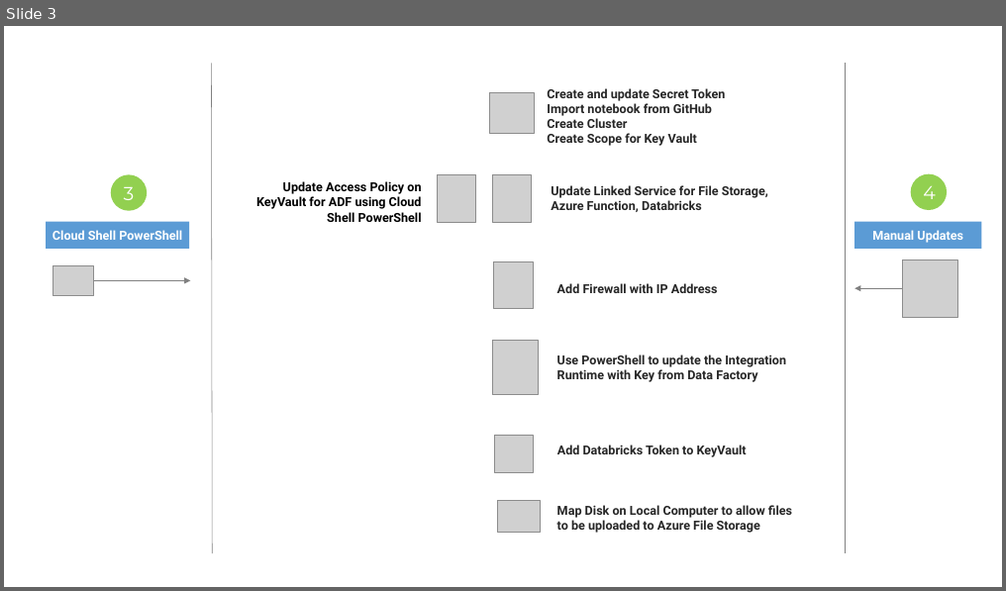
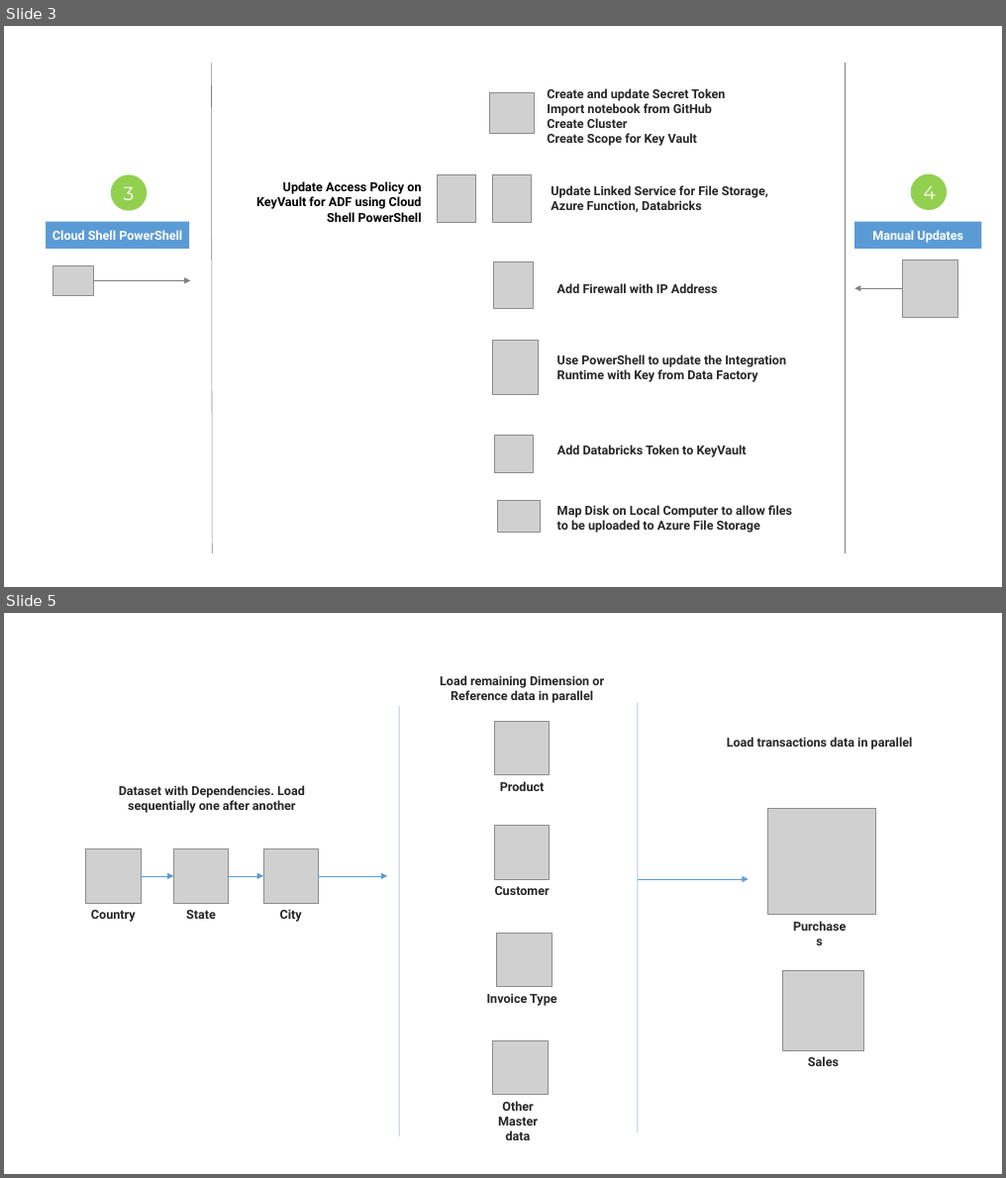
Before and after one commit to rahulunlimited/adflab, a slide deck: docs/ADFLab Design Pattern.pptx. Shown one above the other, each under a label of ours: slide 3 before the commit, slides 3 and 5 after it; the slides between them are not shown. The pictures are 1006x591 and 1006x1178 pixels, drawn with LibreOffice and Linux fonts; fonts in the diff are those of the drawing; grey boxes stand for pictures. Boxes give left, top, right and bottom in pixels: in the first picture for what was removed or moved away, otherwise in the second. Text is boxed around its words. In the diff, an @@ line names an element or a change of style, - is before the commit and + after.

```diff
--- a/docs/ADFLab Design Pattern.pptx
+++ b/docs/ADFLab Design Pattern.pptx
@@ slide 5 added at [4, 613, 1002, 1174], background #FFFFFF @@
@@ group added at [399, 675, 638, 1141]: 5 texts, 4 pictures, 2 lines @@
+Product
+Customer
+Invoice Type
+Other Master data
+Load remaining Dimension or Reference data in parallel
@@ text added at [727, 737, 913, 750], 12 pt, text #262626, bold @@
+Load transactions data in parallel
@@ text added at [119, 785, 305, 813], 12 pt, text #262626, bold @@
+Dataset with Dependencies. Load sequentially one after another
@@ picture added at [768, 808, 876, 915] @@
@@ picture added at [85, 850, 141, 903] @@
@@ picture added at [174, 850, 229, 903] @@
@@ picture added at [263, 850, 319, 903] @@
@@ arrow added from (141, 876) to (174, 876), #5B9BD5 0.5 pt @@
@@ arrow added from (229, 876) to (263, 876), #5B9BD5 0.5 pt @@
@@ arrow added from (319, 876) to (387, 876), #5B9BD5 0.5 pt @@
@@ arrow added from (638, 879) to (748, 879), #5B9BD5 0.5 pt @@
@@ text added at [280, 909, 302, 922], 12 pt, text #262626, bold @@
+City
@@ text added at [91, 910, 136, 922], 12 pt, text #262626, bold @@
+Country
@@ text added at [186, 910, 216, 919], 12 pt, text #262626, bold @@
+State
@@ text added at [782, 916, 856, 938], 12 pt, text #262626, bold @@
+Purchases
@@ picture added at [782, 970, 864, 1051] @@
@@ text added at [808, 1057, 839, 1066], 12 pt, text #262626, bold @@
+Sales
```
Also in this commit, not shown: 1 slide changed, 3 other slides added.
